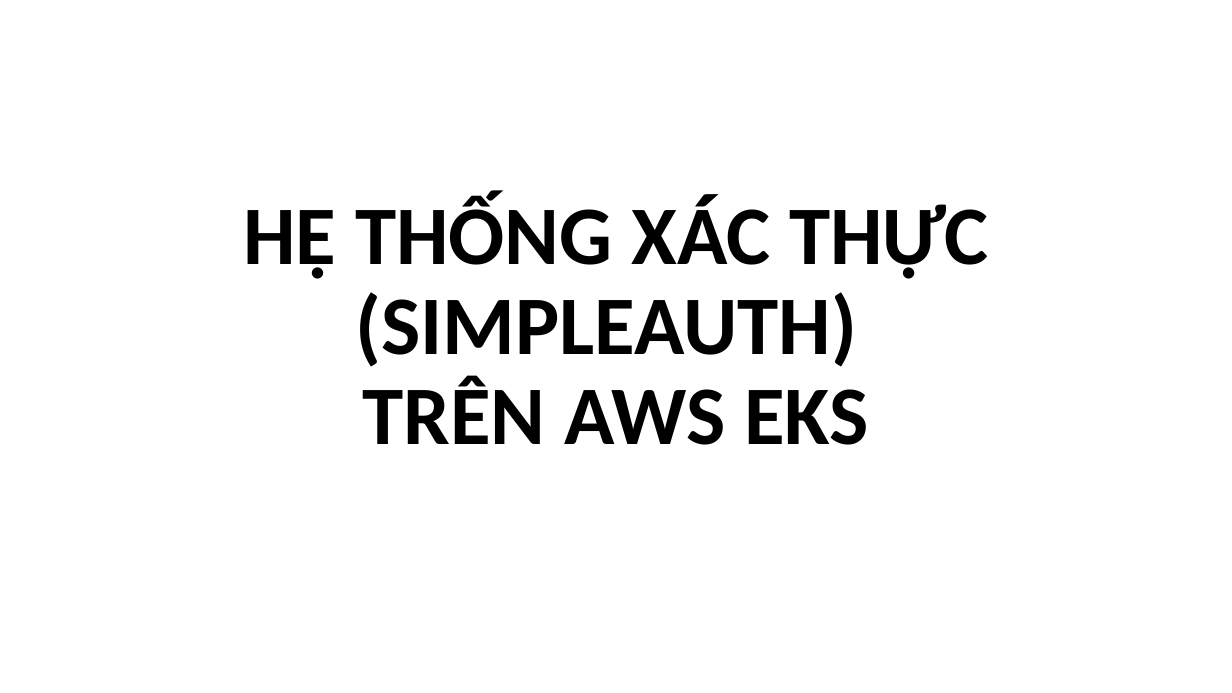
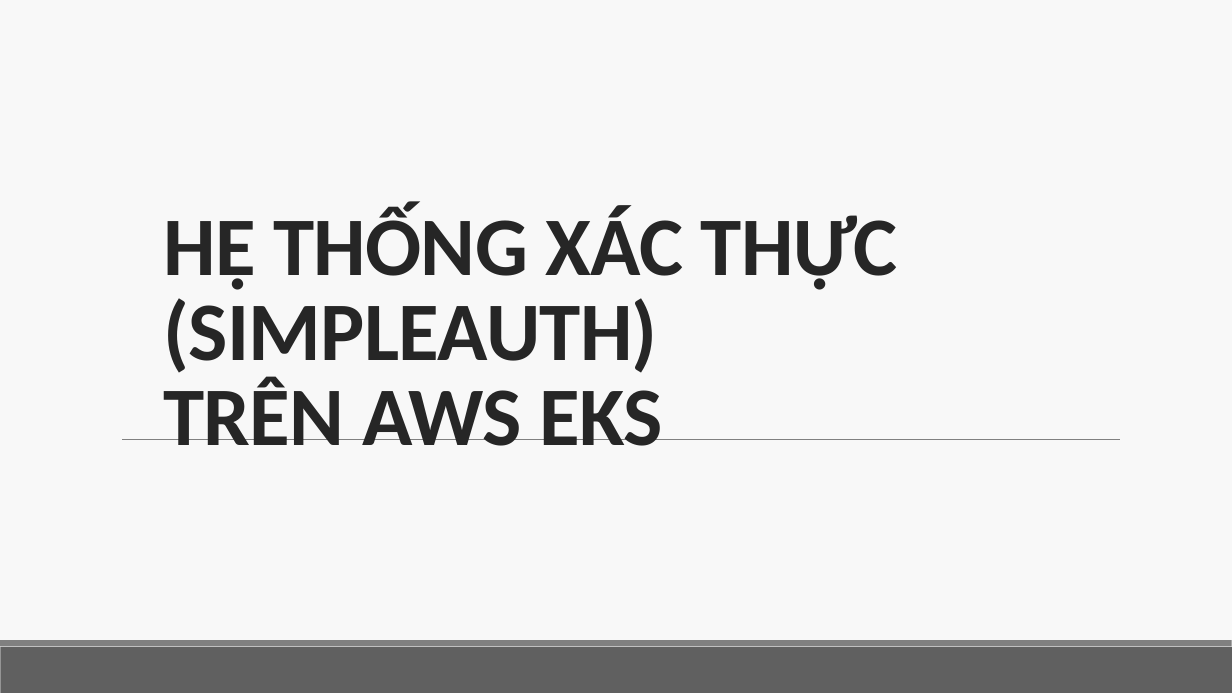
Before and after one commit to qly6/AuthApp, a slide deck: slide 1 of AuthApp.pptx. Drawn at 1232x693 pixels with LibreOffice and Linux fonts; fonts in the diff are those of the drawing. Boxes give left, top, right and bottom in pixels: in the first picture for what was removed or moved away, otherwise in the second. Text is boxed around its words. In the diff, an @@ line names an element or a change of style, - is before the commit and + after.

```diff
--- a/AuthApp.pptx
+++ b/AuthApp.pptx
@@ background #FFFFFF to #F8F8F8 @@
@@ title "HỆ THỐNG XÁC THỰC (SIMPLEAUTH) ..." at bbox=[163, 207, 898, 446]: text colour #000000 to #262626, letter spacing 0 to -0.5 pt; alignment centre to left; line spacing 0.9 to 0.85 @@
@@ line added from (122, 439) to (1120, 439), #808080 0.5 pt @@
@@ rectangle added at bbox=[0, 647, 1232, 693], fill #606060 @@
@@ rectangle added at bbox=[0, 640, 1232, 647], fill #808080 @@
```
Also in this commit, not shown: 18 other slides changed, 2 slides added, 2 slides removed.
